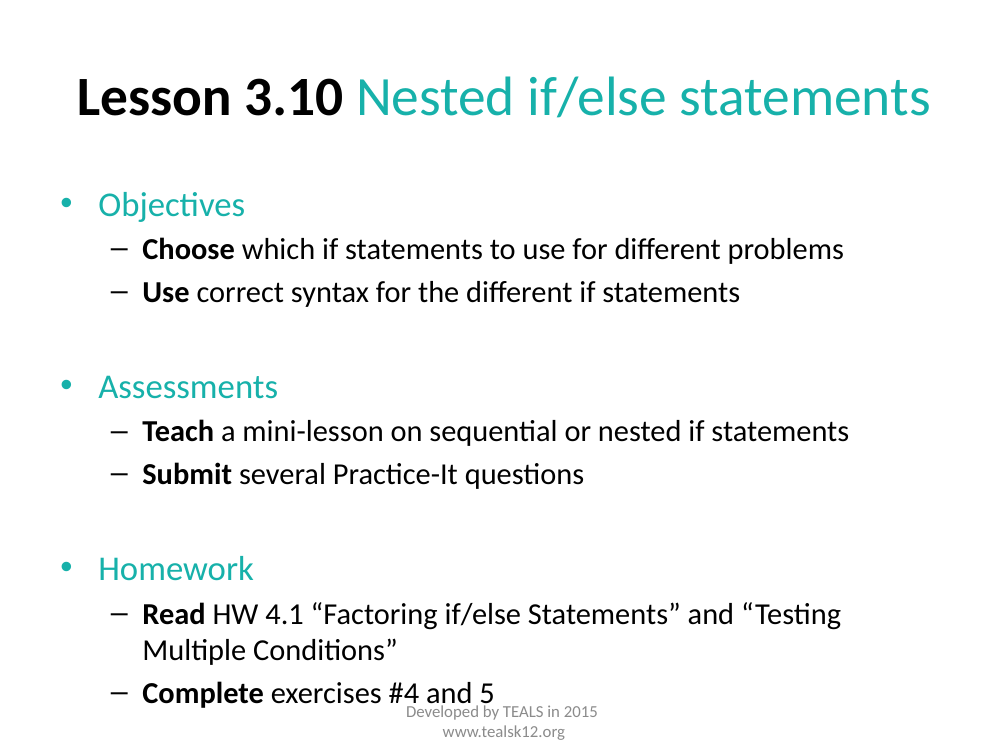
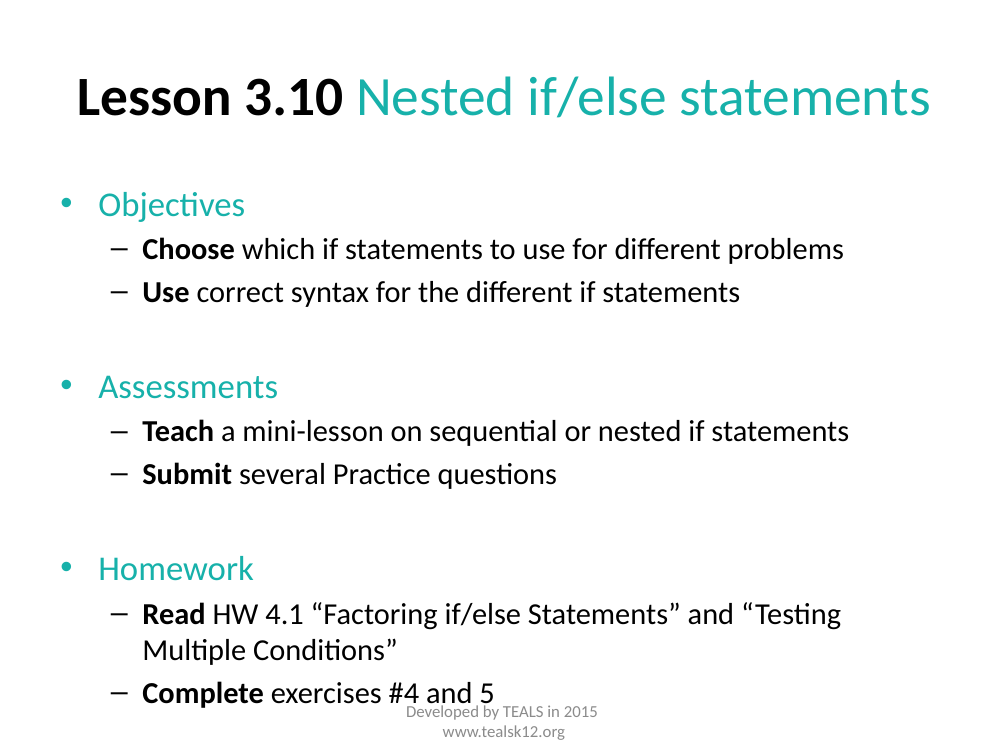
Before and after one commit to TEALSK12/apcsa-public, a slide deck: slide 11 of curriculum/Unit3/Unit 3 Slides.pptx. Drawn at 1008x756 pixels with LibreOffice and Linux fonts; fonts in the diff are those of the drawing. Boxes give left, top, right and bottom in pixels: in the first picture for what was removed or moved away, otherwise in the second. Text is boxed around its words. In the diff, an @@ line names an element or a change of style, - is before the commit and + after.

```diff
--- a/curriculum/Unit3/Unit 3 Slides.pptx
+++ b/curriculum/Unit3/Unit 3 Slides.pptx
@@ text at [142,462,557,489]: text changed @@
-  – Submit several Practice-It questions
+  – Submit several Practice questions
```
Also in this commit, not shown: 5 other slides changed, 13 other files.
